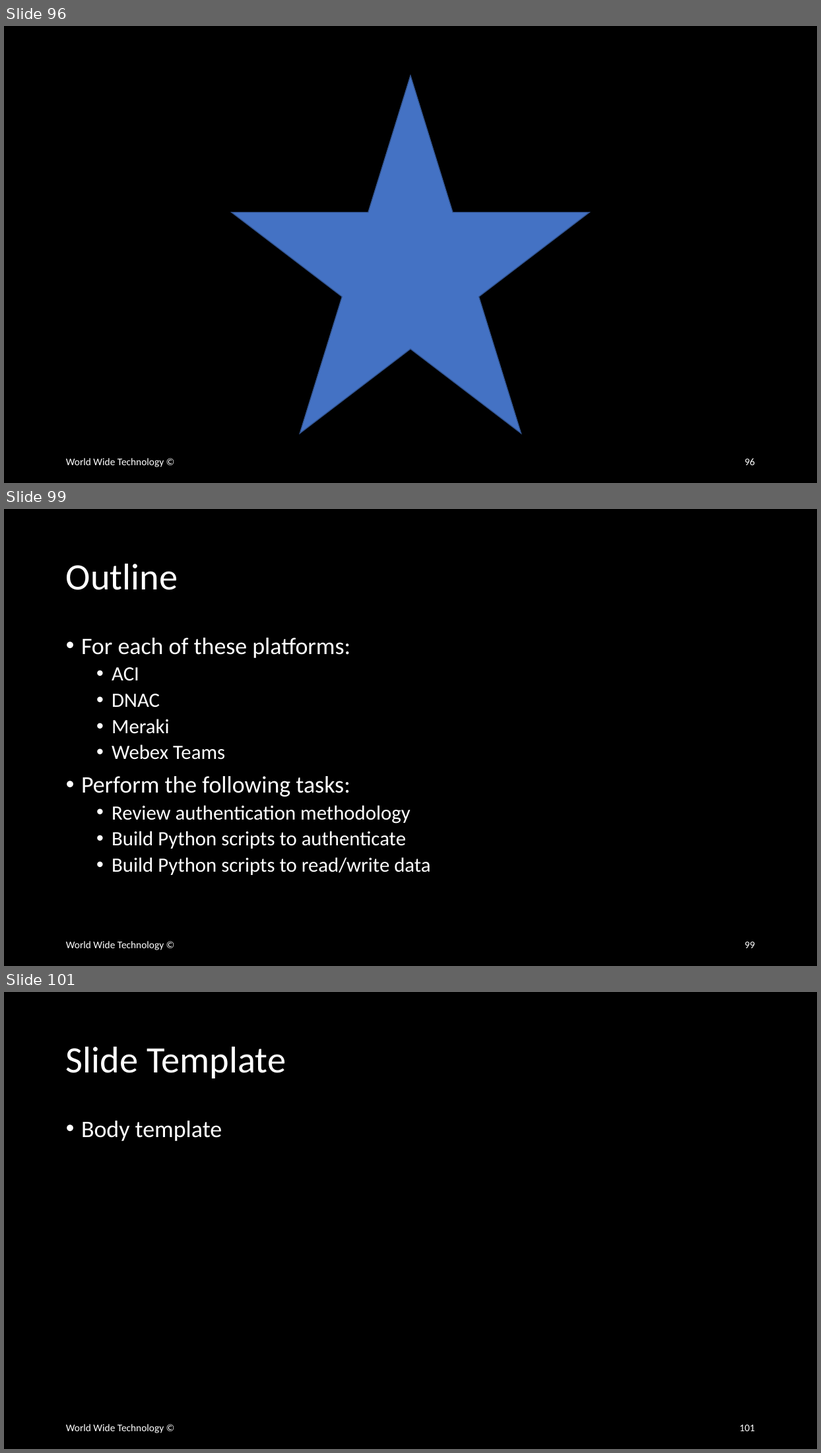
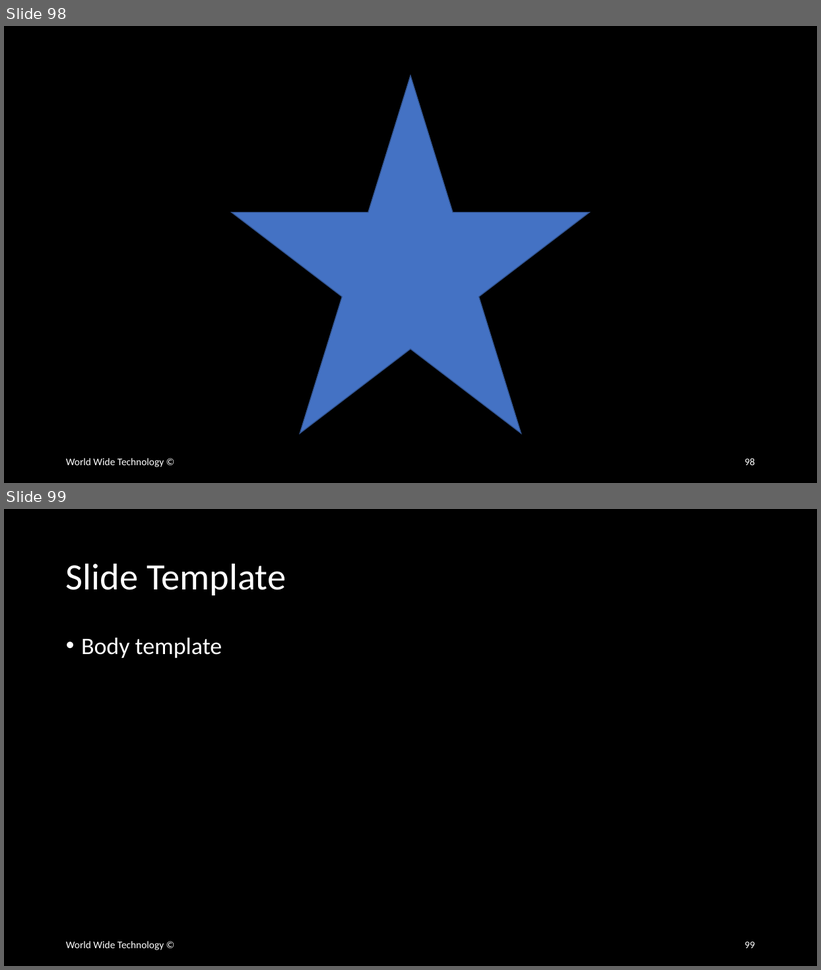
Before and after one commit to wwt/curl-requests-foundations, a slide deck: curl-requests-foundations.pptx. Shown one above the other, each under a label of ours: slides 96, 99 and 101 before the commit, slides 98 and 99 after it; the slides between them are not shown. The pictures are 821x1453 and 821x970 pixels, drawn with LibreOffice and Linux fonts; fonts in the diff are those of the drawing. Boxes give left, top, right and bottom in pixels: in the first picture for what was removed or moved away, otherwise in the second. Text is boxed around its words. In the diff, an @@ line names an element or a change of style, - is before the commit and + after.

```diff
--- a/curl-requests-foundations.pptx
+++ b/curl-requests-foundations.pptx
@@ slide 99 removed at [4, 509, 817, 966], background #000000 @@
@@ title removed at [66, 563, 178, 590] @@
-Outline
@@ text removed at [81, 638, 430, 875] @@
-• For each of these platforms:
-  • ACI
-  • DNAC
-  • Meraki
-  • Webex Teams
-• Perform the following tasks:
-  • Review authentication methodology
-  • Build Python scripts to authenticate
-  • Build Python scripts to read/write data
@@ text removed at [66, 941, 164, 951] @@
-World Wide Technology ©
@@ page number removed at [745, 942, 755, 949] @@
-99
@@ what was slide 96 is now slide 98 @@
@@ page number at [745, 458, 755, 466]: text changed @@
-96
+98
@@ what was slide 101 is now slide 99 @@
@@ page number at [745, 942, 755, 949]: text changed @@
-101
+99
```
Also in this commit, not shown: 12 slides changed, 2 slides added, 3 other slides removed.
